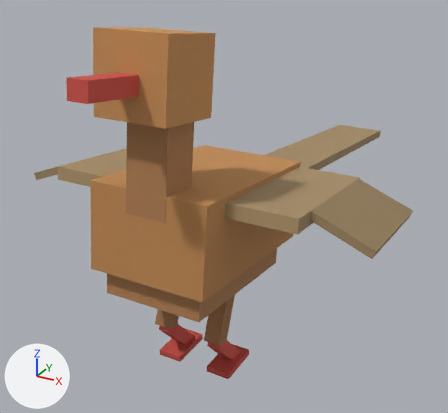
What one commit did to the glTF model assets/creatures/pheasant/model.glb.
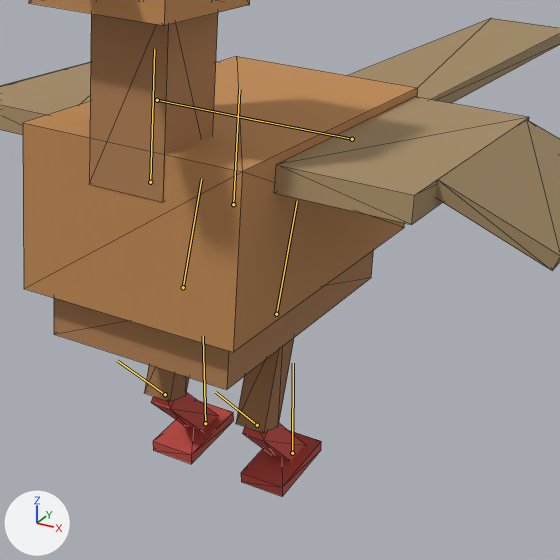
There are two pictures of each version: one whole from a camera (50 mm lens) standing at (0.329, -0.548, 0.504) and looking at (-0.051, 0.142, 0.159), one close up on the part from 17% to 84% of the width and 28% to 100% of the height. Arrows for +X, +Y and +Z are at lower left; the lights stay in place. The older version's two pictures come first. Both versions are drawn at frame 0 of the action 'fall'; the numbers are the values there. The bones that change, and the others that lie on the model, are drawn over the model as lines in the close-ups. The close-ups show mesh edges as thin lines.

The first close-up shows 'built'.
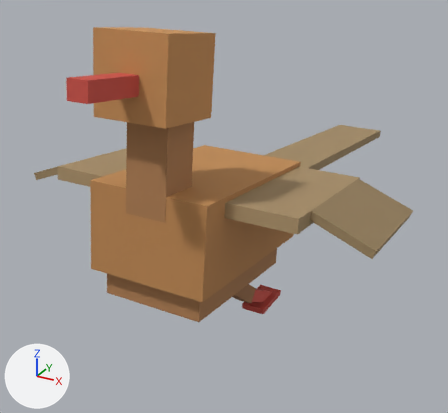
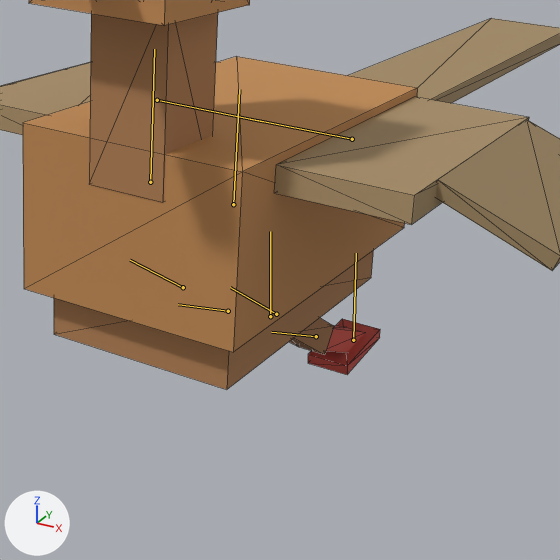
What the commit changed:
Bone 'leg_l0' (bone_leg_l0) turns from (-14, 0, 0) to (57, 0, 0) degrees about its own x, y and z.
Bone 'leg_l0_knee' (bone_leg_l0_knee) turns from (63, 0, 0) to (9, 0, 0) degrees about its own x, y and z.
Bone 'leg_l0_foot' (bone_leg_l0_foot) turns from (-42, 0, 0) to (-59, 0, 0) degrees about its own x, y and z.
Bone 'leg_r0' (bone_leg_r0) turns from (-14, 0, 0) to (57, 0, 0) degrees about its own x, y and z.
Bone 'leg_r0_knee' (bone_leg_r0_knee) turns from (63, 0, 0) to (9, 0, 0) degrees about its own x, y and z.
Bone 'leg_r0_foot' (bone_leg_r0_foot) turns from (-42, 0, 0) to (-59, 0, 0) degrees about its own x, y and z.

Location of each change, (x1, y1, x2, y2) in pixels of the close-ups (560 x 560 px):
'built', posed
    before: (0, 0, 560, 497)
    after: (0, 0, 560, 390)
bone 'leg_l0', root to tip
    before: (183, 287) to (201, 179)
    after: (183, 287) to (130, 260)
bone 'leg_l0_knee', root to tip
    before: (165, 394) to (117, 360)
    after: (228, 311) to (178, 304)
bone 'leg_l0_foot', root to tip
    before: (205, 423) to (203, 336)
    after: (270, 316) to (270, 231)
bone 'leg_r0', root to tip
    before: (276, 314) to (297, 201)
    after: (276, 314) to (230, 287)
bone 'leg_r0_knee', root to tip
    before: (257, 425) to (215, 392)
    after: (316, 336) to (271, 332)
bone 'leg_r0_foot', root to tip
    before: (292, 453) to (293, 363)
    after: (353, 340) to (356, 253)
